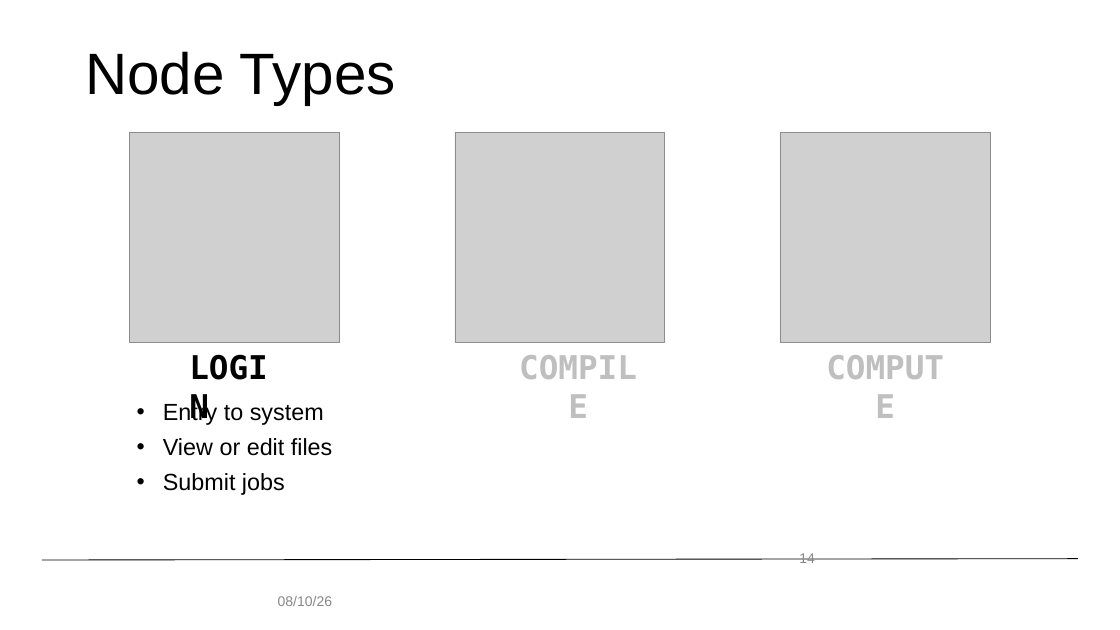
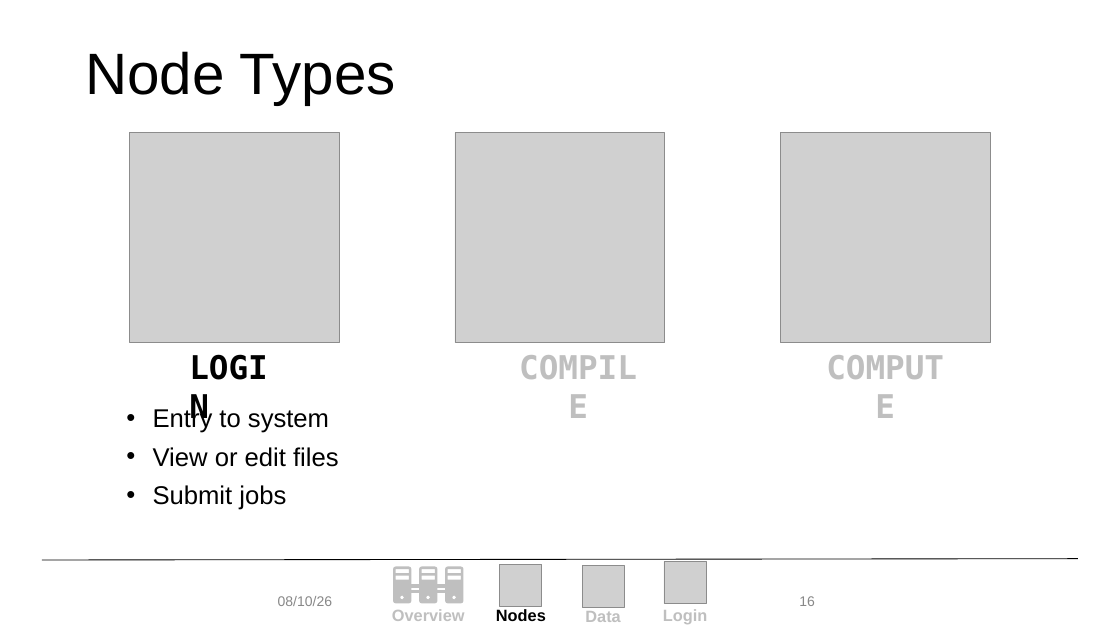
Before and after one commit to monaghaa/hpc_fundamentals_micro_credential, a slide deck: slide 16 of getting_familiar_rc/getting_familiar_rc.pptx (slide 14 before the commit). Drawn at 1120x630 pixels with LibreOffice and Linux fonts; fonts in the diff are those of the drawing; grey boxes stand for pictures; background and template pictures are left out. Boxes give left, top, right and bottom in pixels: in the first picture for what was removed or moved away, otherwise in the second. Text is boxed around its words. In the diff, an @@ line names an element or a change of style, - is before the commit and + after.

```diff
--- a/getting_familiar_rc/getting_familiar_rc.pptx
+++ b/getting_familiar_rc/getting_familiar_rc.pptx
@@ text "Entry to system": place and size @@
-text "Entry to system" at box(163, 405, 333, 495)
+text "Entry to system" at box(153, 410, 339, 510)
@@ text "Entry to system" at box(153, 410, 339, 510): size 20 to 22 pt @@
@@ page number removed at box(799, 553, 815, 563) @@
-14
@@ page number added at box(799, 596, 815, 606), 12 pt, text #888888 @@
+16
@@ group added at box(392, 562, 707, 624): 4 texts, 3 pictures, 3 freeform shapes, 1 rectangle @@
+Login
+Overview
+Nodes
+Data
```
Also in this commit, not shown: 24 other slides changed, 18 slides added, 18 slides removed, 1 other file.
